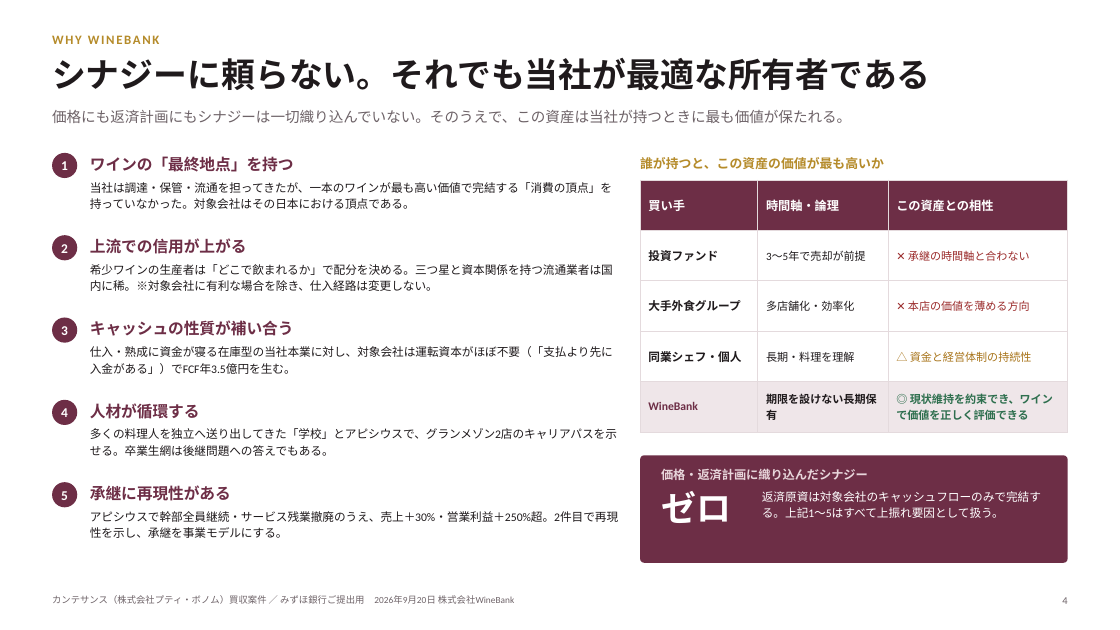
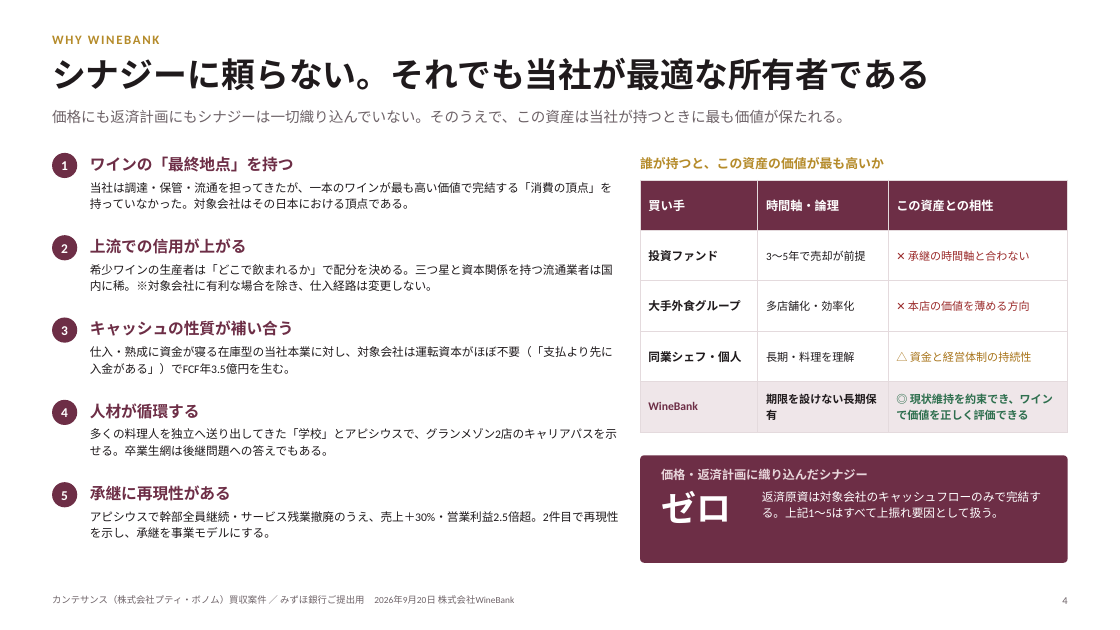
Before and after one commit to nakano-winebank/wine-auction, a slide deck: slide 4 of M&A/カンテサンス/カンテサンス_銀行ご提出用資料.pptx. Drawn at 1120x630 pixels with LibreOffice and Linux fonts; fonts in the diff are those of the drawing. Boxes give left, top, right and bottom in pixels: in the first picture for what was removed or moved away, otherwise in the second. Text is boxed around its words. In the diff, an @@ line names an element or a change of style, - is before the commit and + after.

```diff
--- a/M&A/カンテサンス/カンテサンス_銀行ご提出用資料.pptx
+++ b/M&A/カンテサンス/カンテサンス_銀行ご提出用資料.pptx
@@ text at (x1=90, y1=511, x2=619, y2=538): text changed @@
-アピシウスで幹部全員継続・サービス残業撤廃のうえ、売上＋30%・営業利益＋250%超。2件目で再現性を示し、承継を事業モデルにする。
+アピシウスで幹部全員継続・サービス残業撤廃のうえ、売上＋30%・営業利益2.5倍超。2件目で再現性を示し、承継を事業モデルにする。
```
Also in this commit, not shown: 1 other slide changed, 8 other files.
